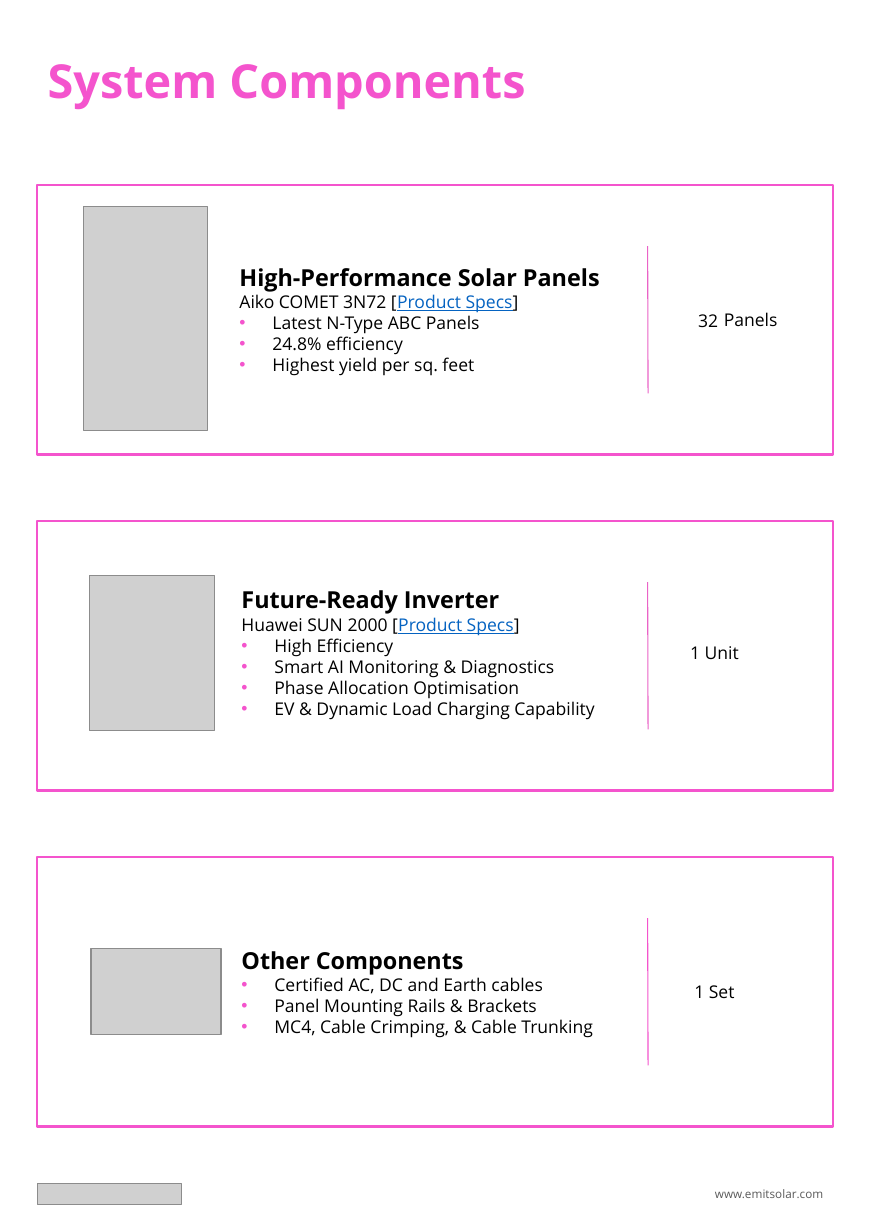
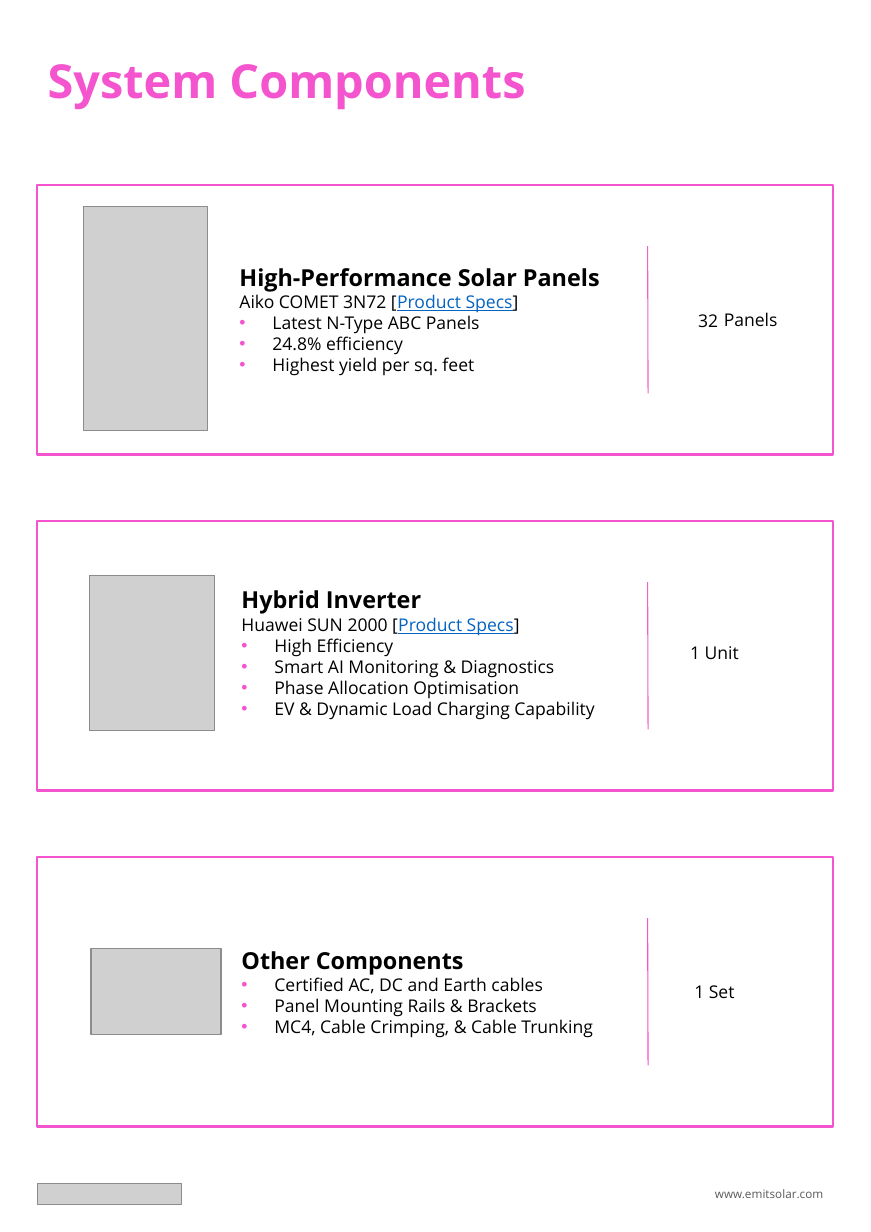
Before and after one commit to alextan7219/ppt-template, a slide deck: slide 18 of TP Template_ATAP_Big_above_8.04.pptx. Drawn at 871x1232 pixels with LibreOffice and Linux fonts; fonts in the diff are those of the drawing; grey boxes stand for pictures. Boxes give left, top, right and bottom in pixels: in the first picture for what was removed or moved away, otherwise in the second. Text is boxed around its words. In the diff, an @@ line names an element or a change of style, - is before the commit and + after.

```diff
--- a/TP Template_ATAP_Big_above_8.04.pptx
+++ b/TP Template_ATAP_Big_above_8.04.pptx
@@ text at <box>241,590,421,614</box>: text changed @@
-Future-Ready Inverter
+Hybrid Inverter
```
Also in this commit, not shown: 1 other file.
